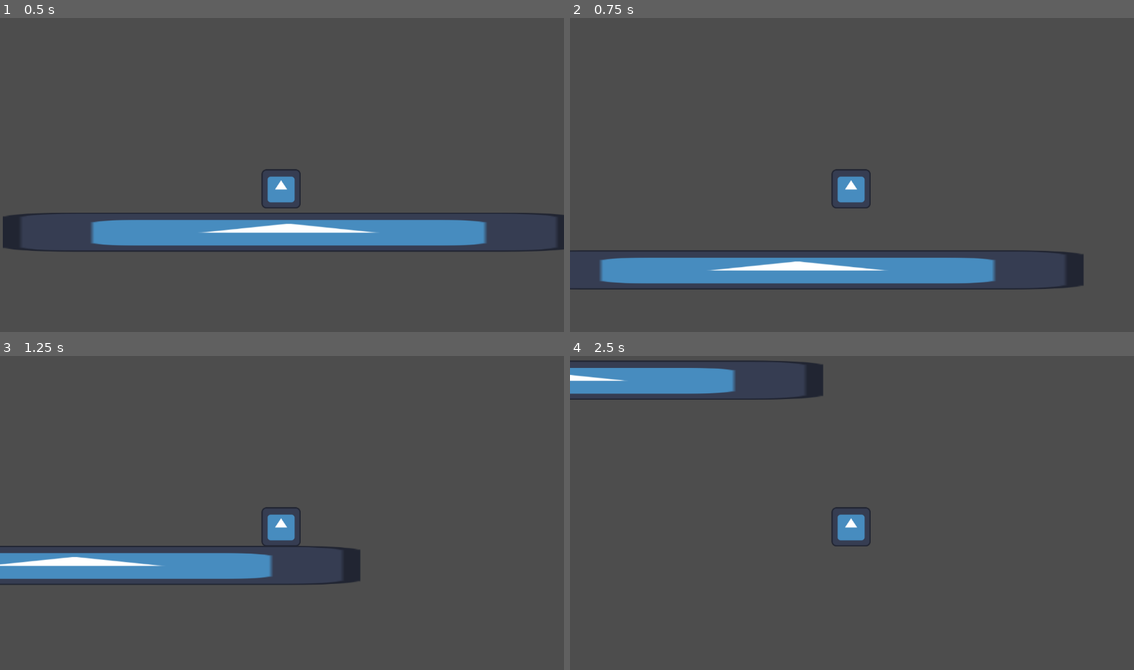
Above: before the commit, frames 1-4 (two rows, left to right).
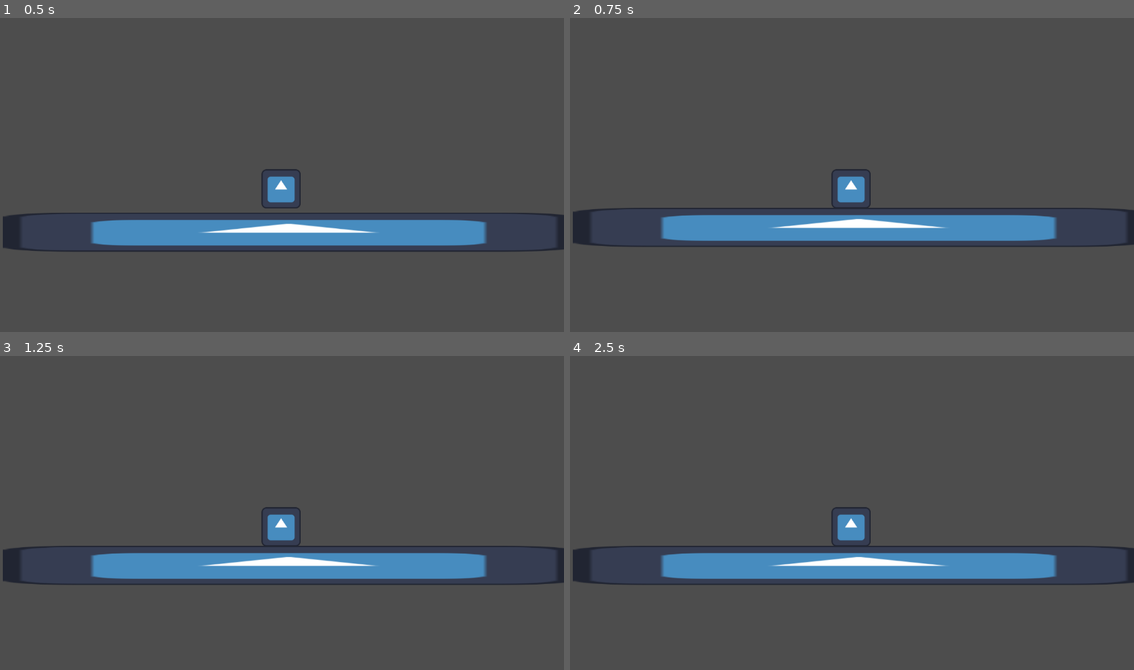
Above: after the commit, the same moments.

Repository: JomarMonreal/Super-Sous-Chef-Sonny-s-Colorful-Story-
Game: Godot game, scene res://prototype.tscn
Two runs of this game, one before a commit and one after it. Both use one fixed random seed, a clock stepped at 60 frames per second and the inputs below. The engine's default icon, where the game draws it, is replaced by a stand-in: a white triangle on a blue panel in a dark square.
Inputs:
- Up to frame 1 (0.5 s): no input
- Up to frame 2 (0.75 s): tap Enter (ui_accept) at 0.5 s; hold Right (ui_right) from 0.53 s (still down); hold Enter (ui_accept) from 0.53 s (still down)
- Up to frame 3 (1.25 s): keep holding Right (ui_right); keep holding Enter (ui_accept)
- Up to frame 4 (2.5 s): release Enter (ui_accept) at 1.28 s; tap Enter (ui_accept) at 1.35, 1.52, 1.82 s; release Right (ui_right) at 2.03 s; hold Left (ui_left) from 2.03 s (still down); hold Enter (ui_accept) from 2.03 s (still down)

Frame 1 is identical in both runs. In frame 2, 15% of the frame differs, in the area x 0-100%, y 60-87%; in frame 3, 5.8%; in frame 4, 10%.
Error after the commit: Parse Error: Class "DashController" hides a global script class. (res://Base/dash_controller.gd:2)

Commit message:
feat: Added dashing state and new input maps for control WASD

Diff:
--- /dev/null
+++ b/Base/dash_controller.gd
@@ -0,0 +1,57 @@
+extends Node
+class_name DashController
+
+@export var dash_distance: float = 700.0
+@export var dash_speed: float = 5000.0
+@export var dash_scale: float = 0.5
+
+var is_dashing := false
+var is_on_cooldown := false
+var initial_position: Vector2
+var target_position: Vector2
+var direction: Vector2
+var controlled_body: PhysicsBody2D;
+
+signal dash_start
+signal dash_finished
+signal cooldown_finished
+
+@onready var cooldown_timer: Timer = $DashingCooldownTimer
+
+func _ready():
+	if owner is PhysicsBody2D:
+		controlled_body = owner
+	else:
+		push_error("Dash Controller must be a child of a PhysicsBody2D node.")
+	cooldown_timer.one_shot = true
+
+func start_dash(direction_vector: Vector2):
+	if is_dashing or is_on_cooldown:
+		return
+
+	initial_position = controlled_body.global_position
+	direction = direction_vector.normalized()
+	target_position = initial_position + direction * dash_distance
+
+	is_dashing = true
+	is_on_cooldown = true
+	dash_start.emit()
+
+func process_dash(delta: float):
+	if not is_dashing:
+		return
+
+	var owner := get_parent() as CharacterBody2D
+	var step = dash_speed * delta
+	owner.global_position.x = move_toward(owner.global_position.x, target_position.x, step)
+	owner.global_position.y = move_toward(owner.global_position.y, target_position.y, step)
+
+	if owner.global_position.distance_to(target_position) < 1:
+		is_dashing = false
+		cooldown_timer.start()
+		dash_finished.emit()
+
+func _on_dashing_cooldown_timer_timeout() -> void:
+	is_on_cooldown = false
+	cooldown_timer.stop()
+	cooldown_finished.emit()
--- a/Base/side_scolling_movement.gd
+++ b/Base/side_scolling_movement.gd
@@ -10,6 +10,7 @@
 @export var SPEED: float = 1000.0
 
 var controlled_body: CharacterBody2D
+var facing: int = 1
 var _is_jumping: bool = false
 var _jump_held_time: float = 0.0
 
@@ -19,14 +20,14 @@
 	else:
 		push_error("SideScrollingMovement must be a child of a CharacterBody2D node.")
 
-func _physics_process(delta: float) -> void:
+func move(delta: float) -> void:
 	# --- Jump start / state ---
-	if Input.is_action_just_pressed("ui_accept") and controlled_body.is_on_floor():
+	if Input.is_action_just_pressed("ui_up") and controlled_body.is_on_floor():
 		controlled_body.velocity.y = JUMP_VELOCITY
 		_is_jumping = true
 		_jump_held_time = 0.0
 
-	if Input.is_action_just_released("ui_accept"):
+	if Input.is_action_just_released("ui_up"):
 		_is_jumping = false
 
 	# --- Gravity with variable-height logic ---
@@ -34,7 +35,7 @@
 
 	if controlled_body.velocity.y < 0.0:
 		# Ascending.
-		if _is_jumping and Input.is_action_pressed("ui_accept") and _jump_held_time < MAX_JUMP_HOLD_TIME:
+		if _is_jumping and Input.is_action_pressed("ui_up") and _jump_held_time < MAX_JUMP_HOLD_TIME:
 			gravity_scale = JUMP_HOLD_GRAVITY_SCALE
 			_jump_held_time += delta
 		else:
@@ -54,6 +55,7 @@
 	# --- Horizontal movement ---
 	var direction: float = Input.get_axis("ui_left", "ui_right")
 	if direction != 0.0:
+		facing = -1 if direction < 0 else 1
 		controlled_body.velocity.x = direction * SPEED
 	else:
 		# Smooth deceleration; scale by delta.
--- a/Objects/Chef/Chef.tscn
+++ b/Objects/Chef/Chef.tscn
@@ -1,11 +1,13 @@
-[gd_scene load_steps=9 format=3 uid="uid://ce0unrlovwwyi"]
+[gd_scene load_steps=11 format=3 uid="uid://ce0unrlovwwyi"]
 
 [ext_resource type="Script" uid="uid://bi3gflgcsroe4" path="res://Objects/Chef/chef.gd" id="1_bh4l4"]
 [ext_resource type="Script" uid="uid://b2p5g7u0f5l02" path="res://Objects/Chef/chef_state_manager.gd" id="1_lp5fg"]
 [ext_resource type="Script" uid="uid://c3xdbbuxx3krw" path="res://Base/side_scolling_movement.gd" id="2_akdlw"]
 [ext_resource type="Texture2D" uid="uid://bw4wjt5dd4knb" path="res://icon.svg" id="2_pgac2"]
+[ext_resource type="Script" uid="uid://b73pwrvuoh0f6" path="res://Base/dash_controller.gd" id="3_7gnl4"]
 [ext_resource type="Script" uid="uid://o5vhtbu5u4ws" path="res://Objects/Chef/States/chef_idle.gd" id="4_akdlw"]
 [ext_resource type="Script" uid="uid://bnm2fcuaw7xa2" path="res://Objects/Chef/chef_move.gd" id="6_7gnl4"]
+[ext_resource type="Script" uid="uid://dpnog1gvekj11" path="res://Objects/Chef/chef_dashing.gd" id="7_akdlw"]
 
 [sub_resource type="SpriteFrames" id="SpriteFrames_nokob"]
 animations = [{
@@ -32,6 +34,13 @@
 script = ExtResource("2_akdlw")
 metadata/_custom_type_script = "uid://c3xdbbuxx3krw"
 
+[node name="DashController" type="Node" parent="."]
+script = ExtResource("3_7gnl4")
+dash_distance = 500.0
+
+[node name="DashingCooldownTimer" type="Timer" parent="DashController"]
+wait_time = 0.5
+
 [node name="AnimatedSprite2D" type="AnimatedSprite2D" parent="."]
 sprite_frames = SubResource("SpriteFrames_nokob")
 
@@ -50,10 +59,13 @@
 script = ExtResource("6_7gnl4")
 metadata/_custom_type_script = "uid://de7y5t12p5ii5"
 
+[node name="Dashing" type="Node" parent="ChefStateManager"]
+script = ExtResource("7_akdlw")
+
 [node name="Jumping" type="Node" parent="ChefStateManager"]
 
 [node name="Hurt" type="Node" parent="ChefStateManager"]
 
-[node name="Dashing" type="Node" parent="ChefStateManager"]
+[node name="Dead" type="Node" parent="ChefStateManager"]
 
-[node name="Dead" type="Node" parent="ChefStateManager"]
+[connection signal="timeout" from="DashController/DashingCooldownTimer" to="DashController" method="_on_dashing_cooldown_timer_timeout"]
--- a/Objects/Chef/States/chef_idle.gd
+++ b/Objects/Chef/States/chef_idle.gd
@@ -1,9 +1,20 @@
 extends ChefBaseState
 
-# Called every frame. 'delta' is the elapsed time since the previous frame.
-func physics_process(delta: float) -> int:
+
+# Called when the node enters the scene tree for the first time.
+func ready() -> int:
 	return ChefBaseState.State.Idle
 
 
-func input(event: InputEvent) -> int:
+# Called every frame. 'delta' is the elapsed time since the previous frame.
+func process(delta: float) -> int:
+	var chef := entity as Chef
+	chef.character_movement.move(delta)
+
+	if Input.is_action_just_pressed("ui_accept"):
+		return ChefBaseState.State.Dashing
+
+	if chef.velocity.x != 0 or chef.velocity.y != 0:
+		return ChefBaseState.State.Moving
+
 	return ChefBaseState.State.Idle
--- a/Objects/Chef/chef.gd
+++ b/Objects/Chef/chef.gd
@@ -4,6 +4,7 @@
 
 @onready var states: ChefStateManager = $ChefStateManager
 @onready var character_movement: SideScrollingMovement = $SideScrollingMovement
+@onready var dash_controller: DashController = $DashController
 
 func _ready() -> void:
 	states.init(self)
--- /dev/null
+++ b/Objects/Chef/chef_dashing.gd
@@ -0,0 +1,14 @@
+extends ChefBaseState
+
+
+# Called when the node enters the scene tree for the first time.
+func enter() -> void:
+	var chef := entity as Chef
+	chef.dash_controller.start_dash(Vector2(chef.character_movement.facing, 0))
+
+func process(_delta: float) -> int:
+	var chef := entity as Chef
+	chef.dash_controller.process_dash(_delta)
+	if !chef.dash_controller.is_dashing:
+		return ChefBaseState.State.Idle
+	return ChefBaseState.State.Dashing
--- a/Objects/Chef/chef_move.gd
+++ b/Objects/Chef/chef_move.gd
@@ -10,6 +10,8 @@
 func process(delta: float) -> int:
 	var chef := entity as Chef
 	chef.character_movement.move(delta)
+	if Input.is_action_just_pressed("ui_accept"):
+		return ChefBaseState.State.Dashing
 
 	if chef.velocity.x == 0 and chef.velocity.y == 0:
 		return ChefBaseState.State.Idle
--- /dev/null
+++ b/dash_controller.gd
@@ -0,0 +1,57 @@
+extends Node
+class_name DashController
+
+@export var dash_distance: float = 200.0
+@export var dash_speed: float = 1500.0
+@export var dash_scale: float = 0.5
+
+var is_dashing := false
+var is_on_cooldown := false
+var initial_position: Vector2
+var target_position: Vector2
+var direction: Vector2
+var controlled_body: PhysicsBody2D;
+
+signal dash_start
+signal dash_finished
+signal cooldown_finished
+
+@onready var cooldown_timer: Timer = $DashingCooldownTimer
+
+func _ready():
+	if owner is PhysicsBody2D:
+		controlled_body = owner
+	else:
+		push_error("Dash Controller must be a child of a PhysicsBody2D node.")
+	cooldown_timer.one_shot = true
+
+func start_dash(direction_vector: Vector2):
+	if is_dashing or is_on_cooldown:
+		return
+
+	initial_position = controlled_body.global_position
+	direction = direction_vector.normalized()
+	target_position = initial_position + direction * dash_distance
+
+	is_dashing = true
+	is_on_cooldown = true
+	dash_start.emit()
+
+func process_dash(delta: float):
+	if not is_dashing:
+		return
+
+	var owner := get_parent() as CharacterBody2D
+	var step = dash_speed * delta
+	owner.global_position.x = move_toward(owner.global_position.x, target_position.x, step)
+	owner.global_position.y = move_toward(owner.global_position.y, target_position.y, step)
+
+	if owner.global_position.distance_to(target_position) < 1:
+		is_dashing = false
+		cooldown_timer.start()
+		dash_finished.emit()
+
+func _on_dashing_cooldown_timer_timeout() -> void:
+	is_on_cooldown = false
+	cooldown_timer.stop()
+	cooldown_finished.emit()
--- a/project.godot
+++ b/project.godot
@@ -18,3 +18,38 @@
 [editor_plugins]
 
 enabled=PackedStringArray()
+
+[input]
+
+ui_left={
+"deadzone": 0.5,
+"events": [Object(InputEventKey,"resource_local_to_scene":false,"resource_name":"","device":0,"window_id":0,"alt_pressed":false,"shift_pressed":false,"ctrl_pressed":false,"meta_pressed":false,"pressed":false,"keycode":4194319,"physical_keycode":0,"key_label":0,"unicode":0,"location":0,"echo":false,"script":null)
+, Object(InputEventJoypadButton,"resource_local_to_scene":false,"resource_name":"","device":0,"button_index":13,"pressure":0.0,"pressed":false,"script":null)
+, Object(InputEventJoypadMotion,"resource_local_to_scene":false,"resource_name":"","device":0,"axis":0,"axis_value":-1.0,"script":null)
+, Object(InputEventKey,"resource_local_to_scene":false,"resource_name":"","device":-1,"window_id":0,"alt_pressed":false,"shift_pressed":false,"ctrl_pressed":false,"meta_pressed":false,"pressed":false,"keycode":0,"physical_keycode":65,"key_label":0,"unicode":97,"location":0,"echo":false,"script":null)
+]
+}
+ui_right={
+"deadzone": 0.5,
+"events": [Object(InputEventKey,"resource_local_to_scene":false,"resource_name":"","device":0,"window_id":0,"alt_pressed":false,"shift_pressed":false,"ctrl_pressed":false,"meta_pressed":false,"pressed":false,"keycode":4194321,"physical_keycode":0,"key_label":0,"unicode":0,"location":0,"echo":false,"script":null)
+, Object(InputEventJoypadButton,"resource_local_to_scene":false,"resource_name":"","device":0,"button_index":14,"pressure":0.0,"pressed":false,"script":null)
+, Object(InputEventJoypadMotion,"resource_local_to_scene":false,"resource_name":"","device":0,"axis":0,"axis_value":1.0,"script":null)
+, Object(InputEventKey,"resource_local_to_scene":false,"resource_name":"","device":-1,"window_id":0,"alt_pressed":false,"shift_pressed":false,"ctrl_pressed":false,"meta_pressed":false,"pressed":false,"keycode":0,"physical_keycode":68,"key_label":0,"unicode":100,"location":0,"echo":false,"script":null)
+]
+}
+ui_up={
+"deadzone": 0.5,
+"events": [Object(InputEventKey,"resource_local_to_scene":false,"resource_name":"","device":0,"window_id":0,"alt_pressed":false,"shift_pressed":false,"ctrl_pressed":false,"meta_pressed":false,"pressed":false,"keycode":4194320,"physical_keycode":0,"key_label":0,"unicode":0,"location":0,"echo":false,"script":null)
+, Object(InputEventJoypadButton,"resource_local_to_scene":false,"resource_name":"","device":0,"button_index":11,"pressure":0.0,"pressed":false,"script":null)
+, Object(InputEventJoypadMotion,"resource_local_to_scene":false,"resource_name":"","device":0,"axis":1,"axis_value":-1.0,"script":null)
+, Object(InputEventKey,"resource_local_to_scene":false,"resource_name":"","device":-1,"window_id":0,"alt_pressed":false,"shift_pressed":false,"ctrl_pressed":false,"meta_pressed":false,"pressed":false,"keycode":0,"physical_keycode":87,"key_label":0,"unicode":119,"location":0,"echo":false,"script":null)
+]
+}
+ui_down={
+"deadzone": 0.5,
+"events": [Object(InputEventKey,"resource_local_to_scene":false,"resource_name":"","device":0,"window_id":0,"alt_pressed":false,"shift_pressed":false,"ctrl_pressed":false,"meta_pressed":false,"pressed":false,"keycode":4194322,"physical_keycode":0,"key_label":0,"unicode":0,"location":0,"echo":false,"script":null)
+, Object(InputEventJoypadButton,"resource_local_to_scene":false,"resource_name":"","device":0,"button_index":12,"pressure":0.0,"pressed":false,"script":null)
+, Object(InputEventJoypadMotion,"resource_local_to_scene":false,"resource_name":"","device":0,"axis":1,"axis_value":1.0,"script":null)
+, Object(InputEventKey,"resource_local_to_scene":false,"resource_name":"","device":-1,"window_id":0,"alt_pressed":false,"shift_pressed":false,"ctrl_pressed":false,"meta_pressed":false,"pressed":false,"keycode":0,"physical_keycode":83,"key_label":0,"unicode":115,"location":0,"echo":false,"script":null)
+]
+}
--- a/prototype.tscn
+++ b/prototype.tscn
@@ -25,3 +25,15 @@
 [node name="CollisionShape2D" type="CollisionShape2D" parent="StaticBody2D"]
 scale = Vector2(6.4, 6.4)
 shape = SubResource("RectangleShape2D_vo8sw")
+
+[node name="StaticBody2D2" type="StaticBody2D" parent="."]
+position = Vector2(-2114.9998, 394)
+scale = Vector2(14.600004, 1)
+metadata/_edit_group_ = true
+
+[node name="Sprite2D" type="Sprite2D" parent="StaticBody2D2"]
+texture = ExtResource("2_883nb")
+
+[node name="CollisionShape2D" type="CollisionShape2D" parent="StaticBody2D2"]
+scale = Vector2(6.4, 6.4)
+shape = SubResource("RectangleShape2D_vo8sw")
Not shown, added: Base/dash_controller.gd.uid
Not shown, added: Objects/Chef/chef_dashing.gd.uid
Not shown, added: dash_controller.gd.uid
